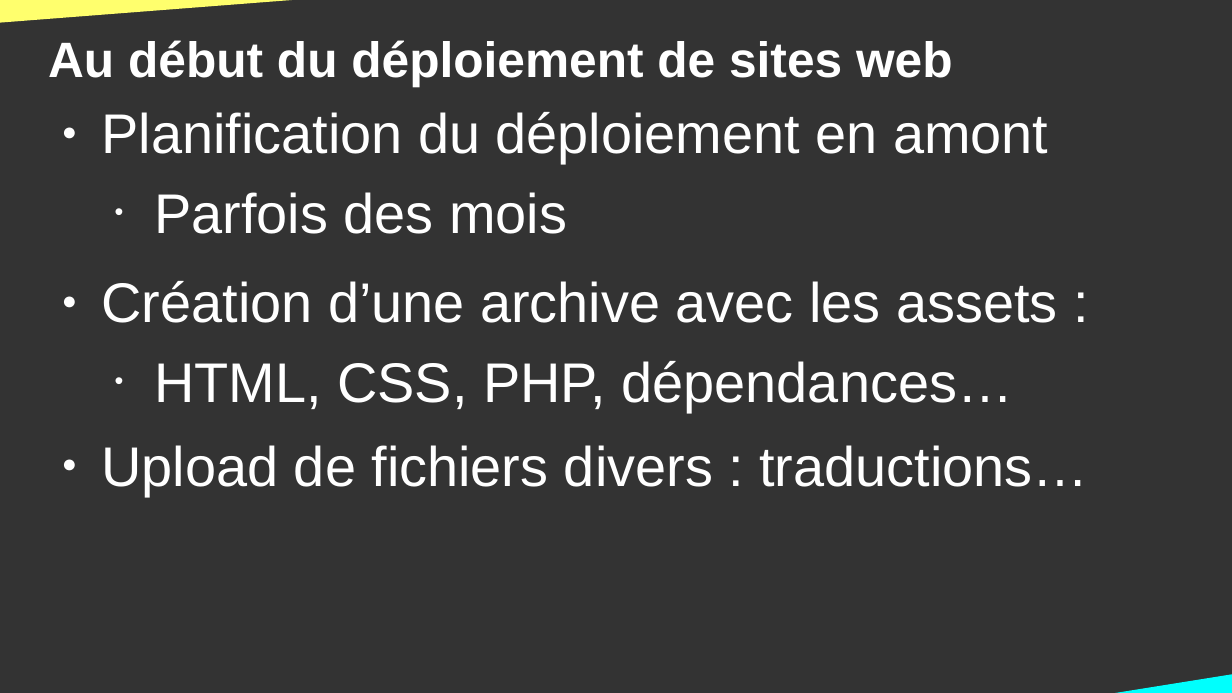
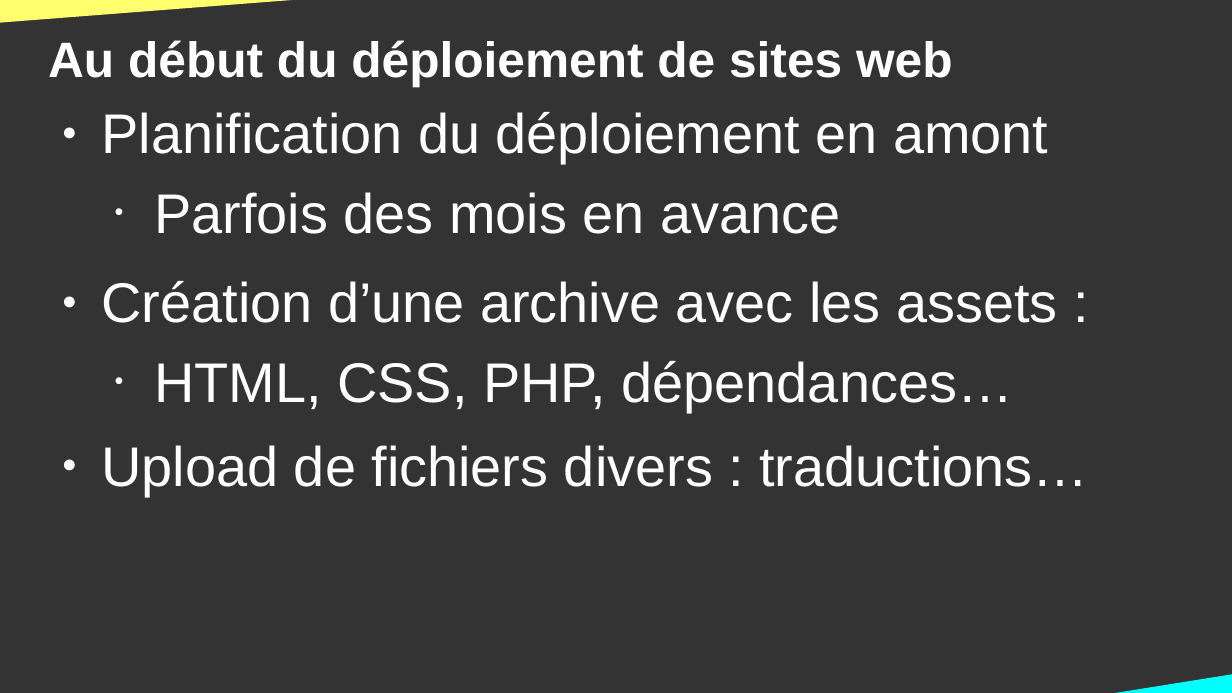
Before and after one commit to DanYellow/cours, a slide deck: slide 3 of developpement-web-et-dispositif-interactif-s6/travaux-pratiques/numero-4/presentation.odp. Drawn at 1232x693 pixels with LibreOffice and Linux fonts; fonts in the diff are those of the drawing. Boxes give left, top, right and bottom in pixels: in the first picture for what was removed or moved away, otherwise in the second. Text is boxed around its words. In the diff, an @@ line names an element or a change of style, - is before the commit and + after.

```diff
--- a/developpement-web-et-dispositif-interactif-s6/travaux-pratiques/numero-4/presentation.odp
+++ b/developpement-web-et-dispositif-interactif-s6/travaux-pratiques/numero-4/presentation.odp
@@ text at bbox=[154, 192, 840, 234]: text changed @@
-  • Parfois des mois
+  • Parfois des mois en avance
```
Also in this commit, not shown: 4 other slides changed, 5 slides added.
